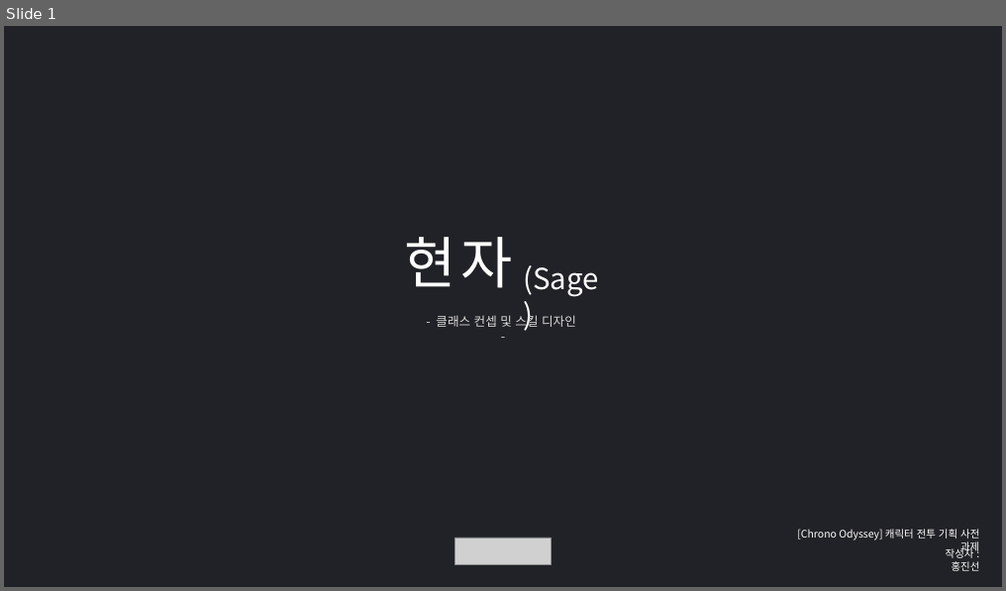
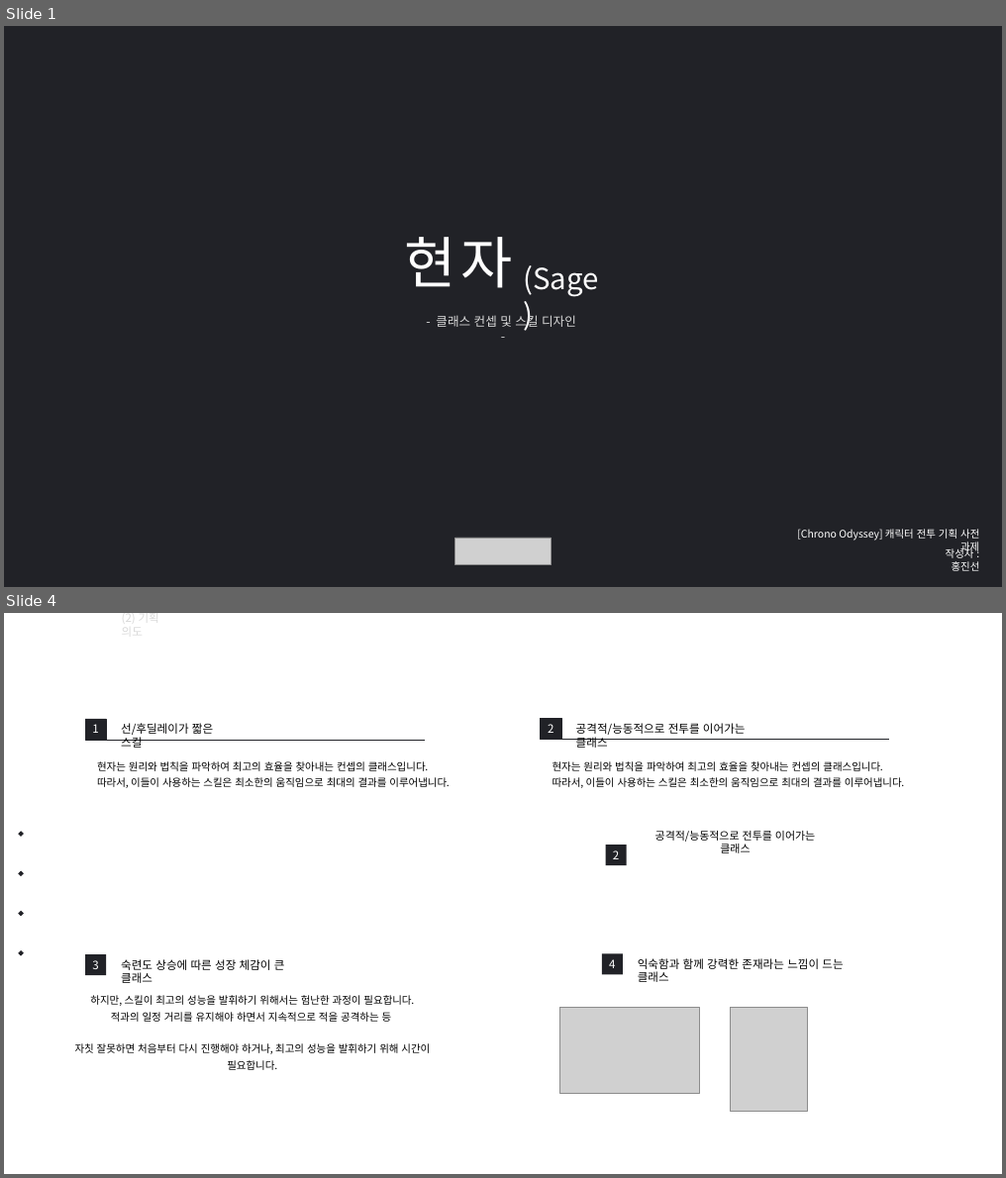
Before and after one commit to hjs0913/GameDesign, a slide deck: 크로노오디세이_전투기획자/사전과제/[과제전형] [Chrono Odyssey] 캐릭터 전투 기획자 모집 _ 홍진선 과제 제출.pptx. Shown one above the other, each under a label of ours: slide 1 before the commit, slides 1 and 4 after it; the slides between them are not shown. The pictures are 1006x591 and 1006x1178 pixels, drawn with LibreOffice and Linux fonts; fonts in the diff are those of the drawing; grey boxes stand for pictures; background and template pictures are left out. Boxes give left, top, right and bottom in pixels: in the first picture for what was removed or moved away, otherwise in the second. Text is boxed around its words. In the diff, an @@ line names an element or a change of style, - is before the commit and + after.

Commit message:
현자 - 백업

```diff
--- a/크로노오디세이_전투기획자/사전과제/[과제전형] [Chrono Odyssey] 캐릭터 전투 기획자 모집 _ 홍진선 과제 제출.pptx
+++ b/크로노오디세이_전투기획자/사전과제/[과제전형] [Chrono Odyssey] 캐릭터 전투 기획자 모집 _ 홍진선 과제 제출.pptx
@@ slide 4 added at [4,613,1002,1174], background #FFFFFF @@
@@ text added at [40,620,67,642], 18 pt, text #FFFFFF @@
+01.
@@ text added at [122,613,159,640], 11 pt, text #D9D9D9 @@
+(2) 기획 의도
@@ rectangle added at [85,719,107,740], fill #212227, outline #212227 0.5 pt, 11 pt, text #FFFFFF @@
+1
@@ text added at [121,723,213,748], 11 pt, text #000000 @@
+선/후딜레이가 짧은 스킬
@@ rectangle added at [541,719,561,740], fill #212227, outline #212227 0.5 pt, 11 pt, text #FFFFFF @@
+2
@@ text added at [576,723,746,748], 11 pt, text #000000 @@
+공격적/능동적으로 전투를 이어가는 클래스
@@ line added from (96, 740) to (426, 740), #212227 0.5 pt @@
@@ line added from (551, 740) to (889, 740), #212227 0.5 pt @@
@@ text added at [97,761,449,788], 10 pt, text #000000 @@
+현자는 원리와 법칙을 파악하여 최고의 효율을 찾아내는 컨셉의 클래스입니다.
+따라서, 이들이 사용하는 스킬은 최소한의 움직임으로 최대의 결과를 이루어냅니다.
@@ text added at [552,761,904,788], 10 pt, text #000000 @@
+현자는 원리와 법칙을 파악하여 최고의 효율을 찾아내는 컨셉의 클래스입니다.
+따라서, 이들이 사용하는 스킬은 최소한의 움직임으로 최대의 결과를 이루어냅니다.
@@ rectangle added at [606,845,627,866], fill #212227, 11 pt, text #FFFFFF @@
+2
@@ text added at [655,831,815,854], 10.5 pt, text #000000 @@
+공격적/능동적으로 전투를 이어가는 클래스
@@ group added at [18,831,24,956]: 4 diamonds @@
@@ rectangle added at [85,956,107,976], fill #212227, 11 pt, text #FFFFFF @@
+3
@@ text added at [121,959,285,983], 11 pt, text #000000 @@
+숙련도 상승에 따른 성장 체감이 큰 클래스
@@ rectangle added at [602,955,623,975], fill #212227, 11 pt, text #FFFFFF @@
+4
@@ text added at [638,959,843,982], 11 pt, text #000000 @@
+익숙함과 함께 강력한 존재라는 느낌이 드는 클래스
@@ text added at [75,995,430,1070], 10 pt, text #000000 @@
+하지만, 스킬이 최고의 성능을 발휘하기 위해서는 험난한 과정이 필요합니다.
+적과의 일정 거리를 유지해야 하면서 지속적으로 적을 공격하는 등
+자칫 잘못하면 처음부터 다시 진행해야 하거나, 최고의 성능을 발휘하기 위해 시간이 필요합니다.
@@ text added at [363,995,414,1005], 18 pt, text #FFFFFF @@
+개요
@@ picture added at [560,1008,699,1093] @@
@@ picture added at [731,1008,807,1111] @@
```
Also in this commit, not shown: 4 slides changed, 2 other slides added, 1 slide removed, 33 other files.
